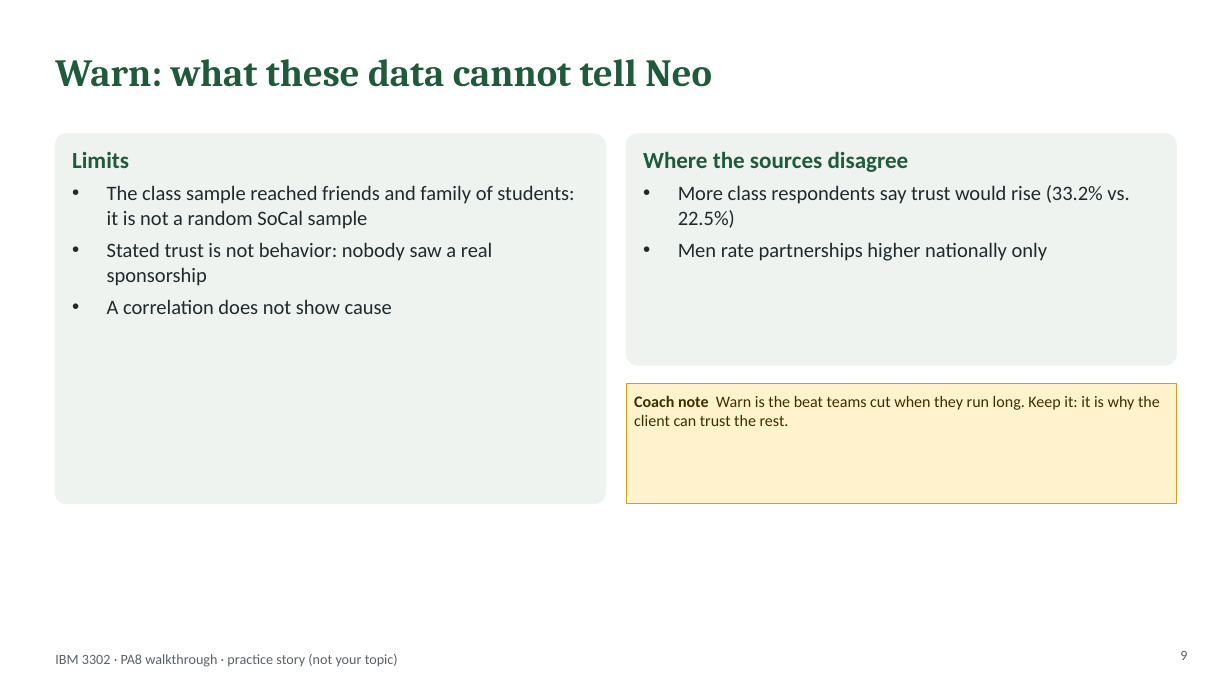
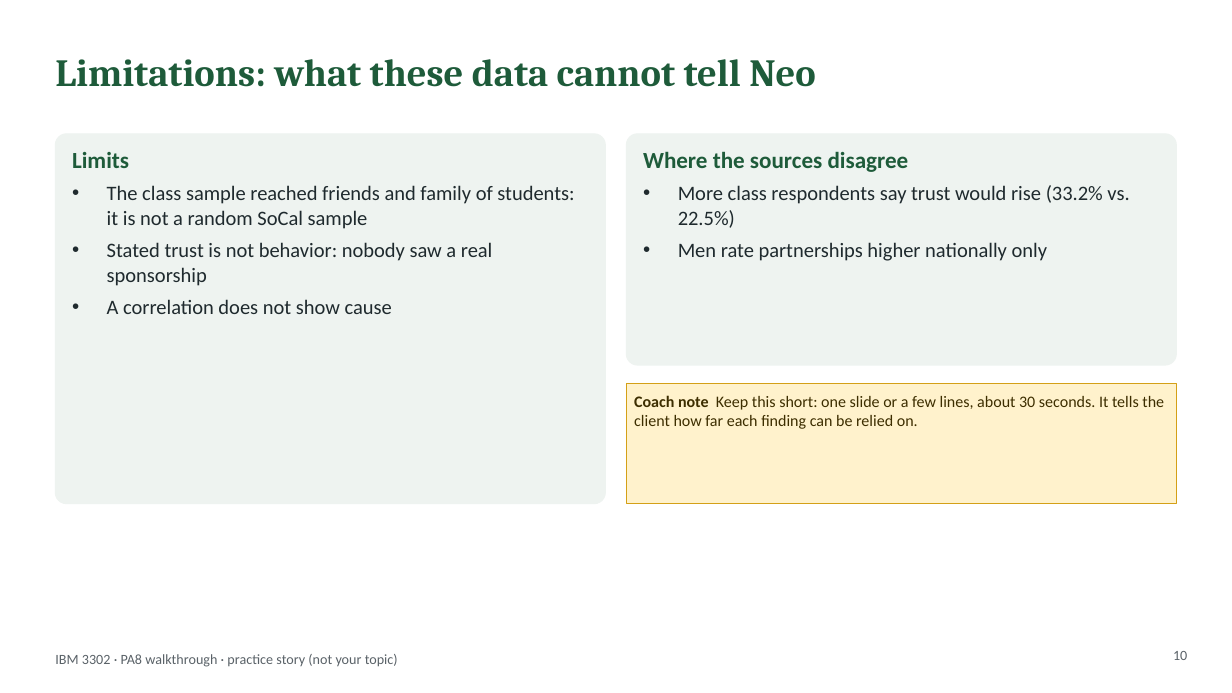
Before and after one commit to lyf718718/mktg-research-sim, a slide deck: slide 10 of hub/files/PA8_Presentation_Walkthrough.pptx (slide 9 before the commit). Drawn at 1232x693 pixels with LibreOffice and Linux fonts; fonts in the diff are those of the drawing. Boxes give left, top, right and bottom in pixels: in the first picture for what was removed or moved away, otherwise in the second. Text is boxed around its words. In the diff, an @@ line names an element or a change of style, - is before the commit and + after.

```diff
--- a/hub/files/PA8_Presentation_Walkthrough.pptx
+++ b/hub/files/PA8_Presentation_Walkthrough.pptx
@@ title at (55,59,816,87): text changed @@
-Warn: what these data cannot tell Neo
+Limitations: what these data cannot tell Neo
@@ text in rectangle at (634,395,1164,429): text changed @@
-Coach note Warn is the beat teams cut when they run long. Keep it: it is why the client can trust the rest.
+Coach note Keep this short: one slide or a few lines, about 30 seconds. It tells the client how far each finding can be relied on.
@@ page number at (1173,651,1187,660): text changed @@
-9
+10
```
Also in this commit, not shown: 12 other slides changed, 17 other files.
